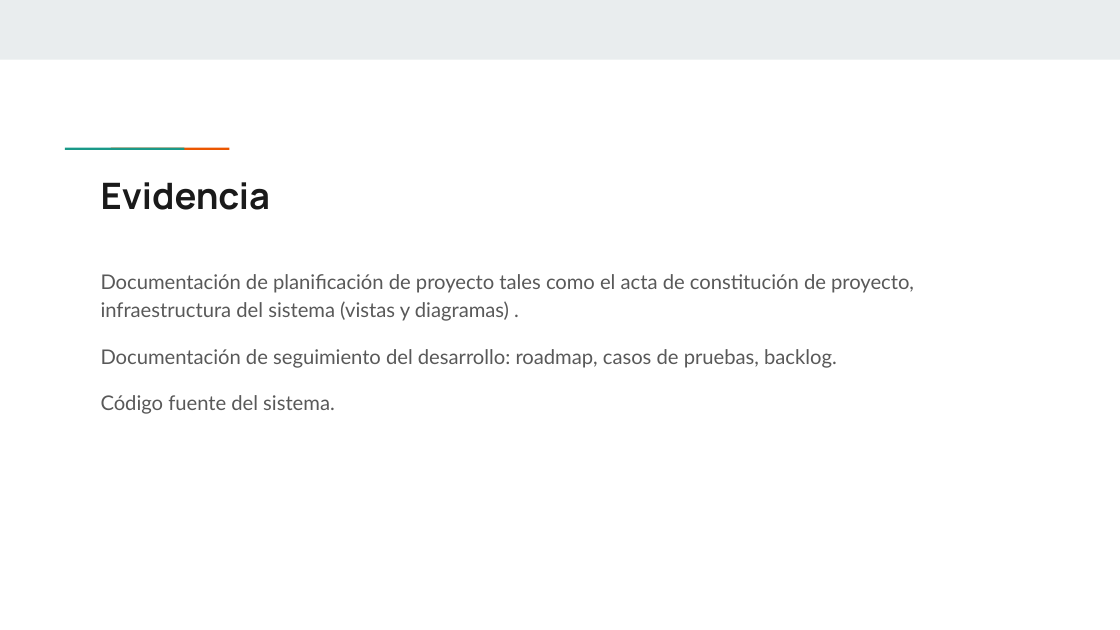
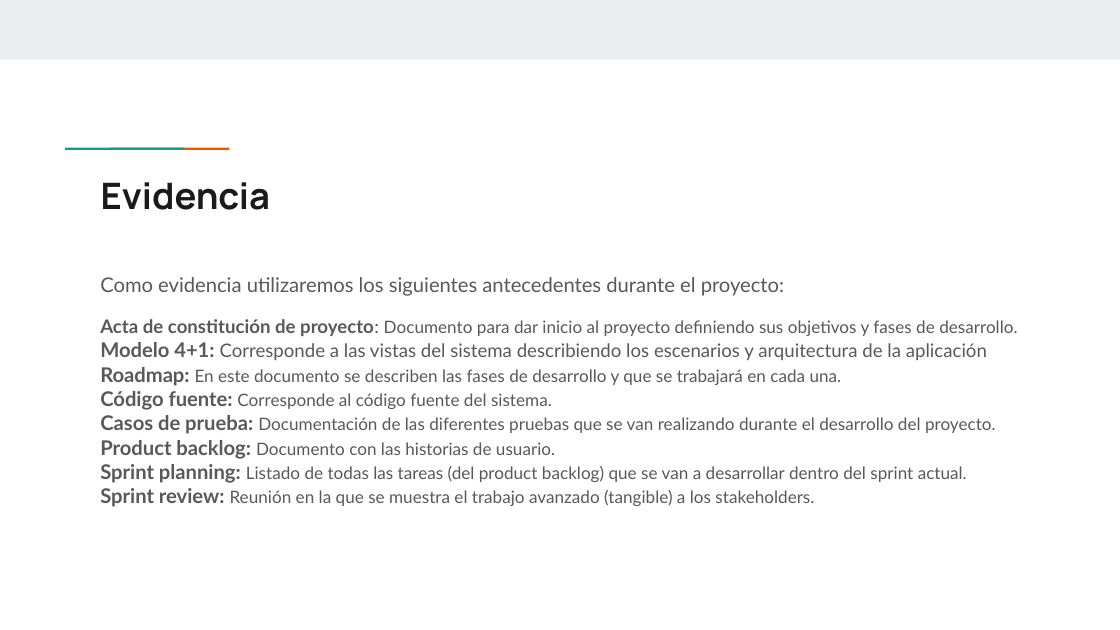
Before and after one commit to KevinOlguin003D/Unidad-Territorial, a slide deck: slide 7 of Fase_1/Evidencias_Grupales/Presentacion_proyecto.pptx (slide 6 before the commit). Drawn at 1120x630 pixels with LibreOffice and Linux fonts; fonts in the diff are those of the drawing. Boxes give left, top, right and bottom in pixels: in the first picture for what was removed or moved away, otherwise in the second. Text is boxed around its words. In the diff, an @@ line names an element or a change of style, - is before the commit and + after.

```diff
--- a/Fase_1/Evidencias_Grupales/Presentacion_proyecto.pptx
+++ b/Fase_1/Evidencias_Grupales/Presentacion_proyecto.pptx
@@ text at (x1=100, y1=277, x2=1017, y2=507): text changed; size 13 to 11 pt @@
-Documentación de planificación de proyecto tales como el acta de constitución de proyecto, infraestructura del sistema (vistas y diagramas) .
-Documentación de seguimiento del desarrollo: roadmap, casos de pruebas, backlog.
-Código fuente del sistema.
+Como evidencia utilizaremos los siguientes antecedentes durante el proyecto:
+Acta de constitución de proyecto: Documento para dar inicio al proyecto definiendo sus objetivos y fases de desarrollo.
+Modelo 4+1: Corresponde a las vistas del sistema describiendo los escenarios y arquitectura de la aplicación
+Roadmap: En este documento se describen las fases de desarrollo y que se trabajará en cada una.
+Código fuente: Corresponde al código fuente del sistema.
+Casos de prueba: Documentación de las diferentes pruebas que se van realizando durante el desarrollo del proyecto.
+Product backlog: Documento con las historias de usuario.
+Sprint planning: Listado de todas las tareas (del product backlog) que se van a desarrollar dentro del sprint actual.
+Sprint review: Reunión en la que se muestra el trabajo avanzado (tangible) a los stakeholders.
```
Also in this commit, not shown: 4 other slides changed, 5 slides added, 2 slides removed, 1 other file.
